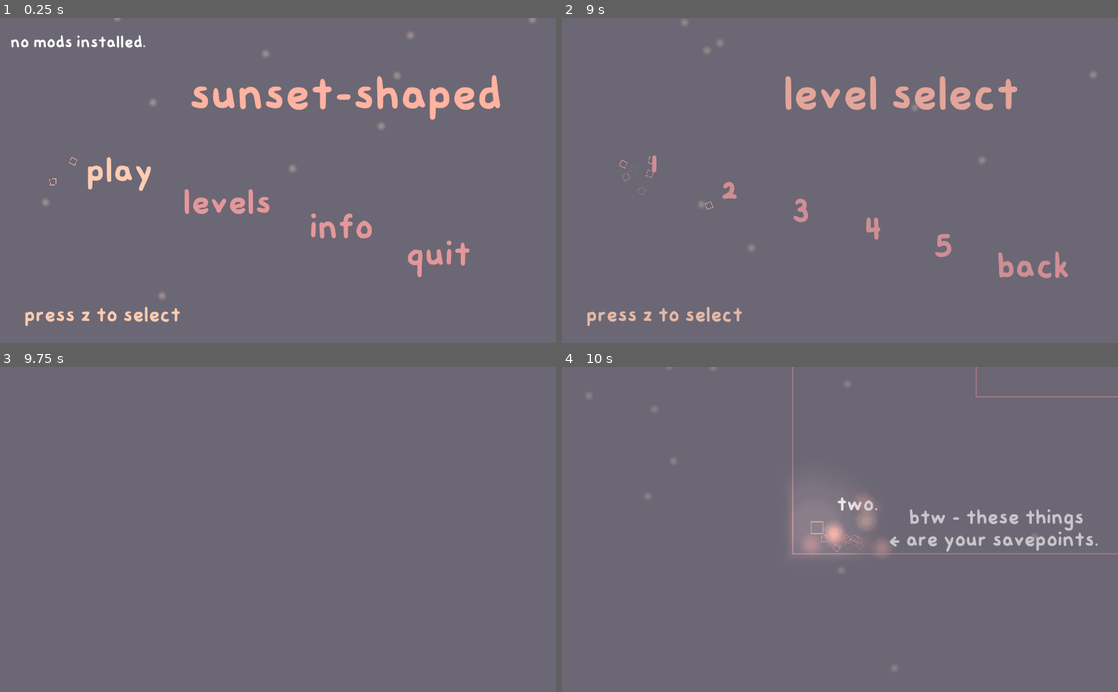
Above: before the commit, frames 1-4 (two rows, left to right).
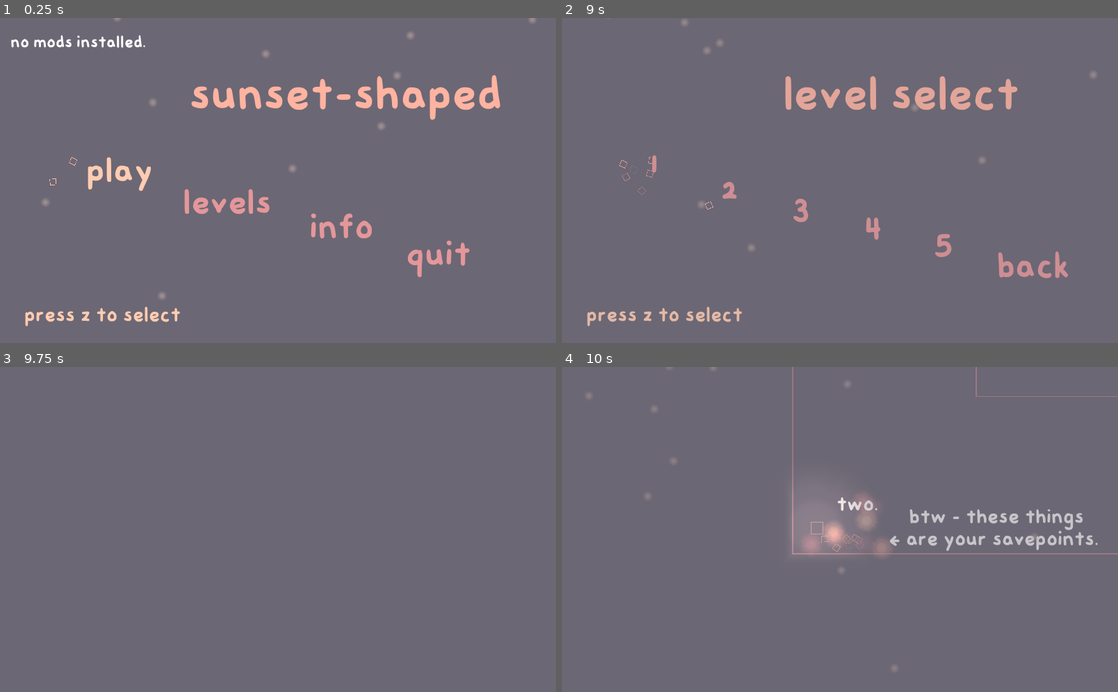
Above: after the commit, the same moments.

Repository: sunset-shaped/sunset-shaped
Game: Godot game, scene res://base.tscn
Two runs of this game, one before a commit and one after it. Both use one fixed random seed, a clock stepped at 60 frames per second and the inputs below.
Inputs:
- Up to frame 1 (0.25 s): no input
- Up to frame 2 (9 s): click "levels" at 0.5 s; click "info" at 1.25 s; click "play" at 2 s; click "play" at 2.75 s; tap Z (jump) at 3.5, 8.75, 8.85 s; hold Right (right) 3.53-4.25 s; hold Z (jump) 3.53-4.25 s; click "back" at 4.25 s; click "1" at 5 s; click "2" at 5.75 s; click "3" at 6.5 s; click "4" at 7.25 s; click "5" at 8 s; hold Right (right) from 8.78 s (still down)
- Up to frame 3 (9.75 s): tap Z (jump) at 9.02, 9.32 s; tap Enter at 9.5 s; release Right (right) at 9.53 s; hold Left (left) from 9.53 s (still down); hold Z (jump) from 9.53 s (still down)
- Up to frame 4 (10 s): keep holding Left (left); keep holding Z (jump)

Frames 1-3 are identical in both runs. In frame 4, 0.5% of the frame differs, in the area x 44-100%, y 9-57%.

Commit message:
more signals for mod support

Diff:
--- a/base.gd
+++ b/base.gd
@@ -14,6 +14,16 @@
 signal start_respawn(id)
 signal scene_changed
 signal respawn_done
+
+signal set_respawn(id)
+signal reset_level
+
+signal play_all
+signal play_level(num)
+
+signal pause
+signal unpause
+# pause and unpause signals / change of state
 
 var text = preload("res://level stuff/text.tscn")
 
@@ -29,11 +39,7 @@
 # Called when the node enters the scene tree for the first time.
 func _ready():
 	state = "pause"
-	respawn = 1
-	menu.visible = true
-	info.visible = false
-	end.visible = false
-	pause_screen.visible = false
+
 	var dir = Directory.new()
 
 	mods = []
@@ -58,6 +64,12 @@
 	if modlist.bbcode_text == "mods:":
 		modlist.bbcode_text = "no mods installed."
 
+	respawn = 1
+	menu.visible = true
+	info.visible = false
+	end.visible = false
+	pause_screen.visible = false
+
 
 
 
@@ -65,6 +77,7 @@
 	mode = "play"
 	anim.play("fade")
 	yield(anim, "animation_finished")
+	emit_signal("play_all")
 	menu._hideall()
 	leveltime = [0.0, 0.0, 0.0, 0.0, 0.0]
 	change_scene("res://levels/1.tscn", false)
@@ -82,6 +95,7 @@
 	state = "pause"
 	anim.play("fade")
 	yield(anim, "animation_finished")
+	emit_signal("reset_level")
 	menu._hideall()
 	respawn = 1
 	leveltime[level-1] = 0
@@ -92,9 +106,11 @@
 
 
 func _on_respawn_set(id):
+	emit_signal("set_respawn", id)
 	respawn = id
 
 func on_respawn(play=true):
+	emit_signal("start_respawn", respawn)
 	if play:
 		anim.play("fade")
 		deaths += 1
@@ -169,6 +185,7 @@
 	mode = "level"
 	anim.play("fade")
 	yield(anim, "animation_finished")
+	emit_signal("play_level")
 	menu._hideall()
 	level = int(num)
 	change_scene("res://levels/"+ str(num) + ".tscn", false)
@@ -190,6 +207,7 @@
 		unpause()
 
 func pausegame():
+	emit_signal("pause")
 	state = "pause"
 	menu._hideall()
 	pause_screen.visible = true
@@ -203,6 +221,7 @@
 
 
 func unpause():
+	emit_signal("unpause")
 	state = "play"
 	menu._hideall()
 
--- a/menu/button.tscn
+++ b/menu/button.tscn
@@ -26,7 +26,9 @@
 angle_random = 1.0
 color_ramp = ExtResource( 2 )
 
-[node name="play" type="TextureButton"]
+[node name="play" type="TextureButton" groups=[
+"menubutton",
+]]
 margin_left = -40.3858
 margin_top = 301.154
 margin_right = 491.614
--- a/menu/menu.gd
+++ b/menu/menu.gd
@@ -16,6 +16,23 @@
 onready var leveltimer = get_parent().get_node("leveltimer")
 onready var levels = get_parent().get_node("levels")
 onready var leveltime = leveltimer.get_node("text")
+
+
+signal pressplay
+signal pressplaylevel
+
+signal levelselect
+signal mainmenu
+signal info
+signal quit
+
+signal levelconfirm
+signal gameconfirm
+
+signal leveltimer
+signal end
+signal end_text
+
 # Called when the node enters the scene tree for the first time.
 func _ready():
 	_hideall()
@@ -23,11 +40,9 @@
 	$play.grab_focus()
 
 func end_text():
-
 	var taken = make_time(base.timer)
 
 	var deaths = base.deaths
-
 
 	endtext.bbcode_text = """[center]thank you for playing [color=#FFB4A2]sunset-shaped[/color] by [color=#FFB4A2]bucketfish[/color].
 
@@ -53,6 +68,8 @@
 level 5 - %s
 	""" % leveltimings
 
+	emit_signal("end_text")
+
 func make_time(timetaken):
 	var taken = stepify(timetaken, 0.01)
 
@@ -66,14 +83,14 @@
 	else:
 		return "%d:%02d:%02d.%02d" % [hr, mn, sc, mls]
 
-
 func _on_play_pressed():
-
+	emit_signal("pressplay")
 	click.play()
 	base._play()
 
 
 func _on_info_pressed():
+	emit_signal("info")
 	click.play()
 	visible = false
 	info.visible = true
@@ -81,6 +98,7 @@
 
 
 func _on_back_pressed():
+	emit_signal("mainmenu")
 	click.play()
 	info.visible = false
 	end.visible = false
@@ -89,6 +107,7 @@
 
 
 func _on_quit_pressed():
+	emit_signal("quit")
 	click.play()
 	base.anim.play("fade")
 	base.music_anim.play("fade")
@@ -105,6 +124,7 @@
 
 
 func _on_quittomenu_pressed():
+	emit_signal("mainmenu")
 	click.play()
 	base.anim.play("fade")
 	yield(base.anim, "animation_finished")
@@ -114,6 +134,7 @@
 
 
 func _on_levelreset_pressed():
+	emit_signal("levelconfirm")
 	click.play()
 	pause.visible = false
 	levelreset.visible = true
@@ -135,6 +156,7 @@
 
 
 func _on_gamereset_pressed():
+	emit_signal("gameconfirm")
 	click.play()
 	pause.visible = false
 	gamereset.visible = true
@@ -157,6 +179,7 @@
 
 
 func _on_leveltime_pressed():
+	emit_signal("leveltimer")
 	click.play()
 	end.visible = false
 	leveltimer.visible = true
@@ -164,6 +187,7 @@
 
 
 func _on_endback_pressed():
+
 	click.play()
 	leveltimer.visible = false
 	end.visible = true
@@ -171,6 +195,7 @@
 
 
 func _on_levels_pressed():
+	emit_signal("levelselect")
 	click.play()
 	visible = false
 	levels.visible = true
@@ -183,6 +208,7 @@
 
 
 func _on_levelback_pressed():
+	emit_signal("mainmenu")
 	click.play()
 	visible = true
 	levels.visible = false
--- a/player/player.gd
+++ b/player/player.gd
@@ -3,30 +3,6 @@
 
 #establish scene name for saving
 export var scene_id = "player"
-
-#physics modes with numbers
-var physics = {
-	"air": {
-		"speed": 500,
-		"gravity": 2800,
-		"friction": 0.4,
-		"acceleration": 0.15,
-		"jumpheight": 240,
-		"jumpinc": 0.64,
-		"jgravity": 300,
-		"downgravity": 0,
-	},
-	"water":{
-		"speed": 300,
-		"gravity": 50,
-		"friction": 0.2,
-		"acceleration": 0.10,
-		"jumpheight": 10,
-		"jumpinc": 1,
-		"jgravity": 100,
-		"downgravity": 25
-	}
-}
 
 onready var raycasts = {
 	"floor":[$floor_raycast/floor, $floor_raycast/floor2, $floor_raycast/floor3],
@@ -34,35 +10,22 @@
 	"right":[$right/floor, $right/floor2, $right/floor3]
 	}
 
-#player's current physics numbers
-export (int) var speed = 800
-export (int) var slidespeed = 2000
-export (int) var gravity = 3000
-export (int) var downgravity = 0
+#constants and stuff / physics
+export (int) var speed = 500
+export (int) var gravity = 2800
 
 export (float, 0, 1.0) var friction = 0.4
-export (float, 0, 1.0) var acceleration = 0.20
-export (float, 0, 1.0) var slideacceleration = 0.05
+export (float, 0, 1.0) var acceleration = 0.15
 
-export (float, 0, 1.0) var jumpheight = 250
-export (float, 0, 1.0) var jumpinc = 0.79
-export (float, 0, 1.0) var jgravity = 600
+export (float, 0, 1.0) var jumpheight = 240
+export (float, 0, 1.0) var jumpinc = 0.64
+export (float, 0, 1.0) var jgravity = 300
 
 #setting up ground variables
 var velocity = Vector2.ZERO
 var curforce = jumpheight
 
 var dialogue = false
-var inwater = false
-
-var giving = false
-
-var playerpause = false
-var curphy:String
-
-var doublejump = false
-var doubledash = false
-var speedboost = false
 
 var state = "idle"
 var touching = false
@@ -72,16 +35,18 @@
 onready var jumpsound = $AudioStreamPlayer
 onready var diesound = $AudioStreamPlayer2
 
+signal jump(loc)
+signal change_state(state)
+signal touch
+
 func _ready():
 	#turn on things, set the base
-	change_physics("air")
-	$"collision".disabled = false
+	pass
 
 
 func get_input(delta):
 
 	#if we don't want to take input, don't take input
-
 	if base.state != "play":
 		velocity.x = 0
 		velocity.y = 0
@@ -95,6 +60,7 @@
 
 	if (onfloor || leftwall || rightwall) && !touching:
 		touching = true
+		emit_signal("touch")
 		jumpsound.play()
 
 	if !onfloor && !leftwall && !rightwall:
@@ -111,28 +77,28 @@
 	#sideways speed, and/or friction
 	if dir != 0:
 		if state == "idle":
-			state = "walk"
+			set_state("walk")
 		velocity.x = lerp(velocity.x, dir * speed, acceleration * delta * 70)
 	else:
 		if state == "walk":
-			state = "idle"
+			set_state("idle")
 		velocity.x = lerp(velocity.x, 0, friction * delta * 70)
 
 	#apply gravity when finished jumping
 	if Input.is_action_just_released("jump"):
 		if state == "jumping":
 			velocity.y += jgravity
-			state = "falling"
+			set_state("falling")
 
 		if onfloor:
-			state = "idle"
+			set_state("idle")
 
 
 	if Input.is_action_just_pressed("jump"):
 		if (leftwall || rightwall) && !onfloor && state != "jumping":
 			curforce = jumpheight
 			velocity.y = -curforce
-			state = "jumping"
+			set_state("jumping")
 
 		if leftwall && !onfloor:
 			velocity.x = velocity.x + 1000
@@ -144,7 +110,7 @@
 
 	if Input.is_action_pressed("jump"):
 		if onfloor || rightwall || leftwall:
-			state = "jumping"
+			set_state("jumping")
 
 
 		if state == "jumping":
@@ -152,7 +118,7 @@
 			curforce *= jumpinc
 
 		if velocity.y >= 0:
-			state = "falling"
+			set_state("falling")
 
 
 	#moving down in water
@@ -182,38 +148,11 @@
 	return false
 
 
-func change_physics(new):
-	curphy = new
-	for i in physics[new].keys():
-		set(i, physics[new][i])
-
-
-
-func _on_canstand_body_entered(body):
-	if body.is_in_group("water"):
-		inwater = true
-		change_physics("water")
-		velocity.y /= 10
-		if velocity.y < 100:
-			velocity.y = 100
-
-
-func _on_canstand_body_exited(body):
-	if body.is_in_group("water"):
-		inwater = false
-		change_physics("air")
-		curforce = jumpheight
-		if Input.is_action_pressed("jump"):
-			velocity.y = -curforce
-
-
 func _on_area_body_entered(body):
 	if body.is_in_group("die"):
 		diesound.play()
 		base.on_respawn()
 
-
-
-func _on_hit_body_entered(body):
-	if body.is_in_group("wall"):
-		jumpsound.play()
+func set_state(new):
+	state = new
+	emit_signal("change_state", new)
